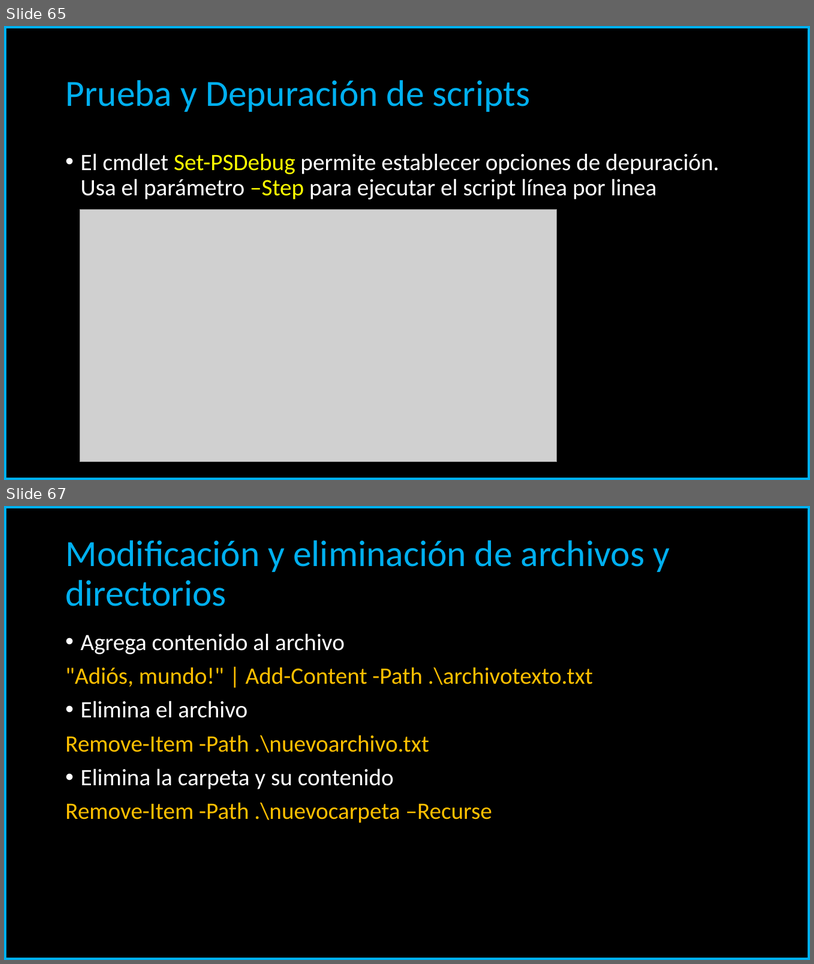
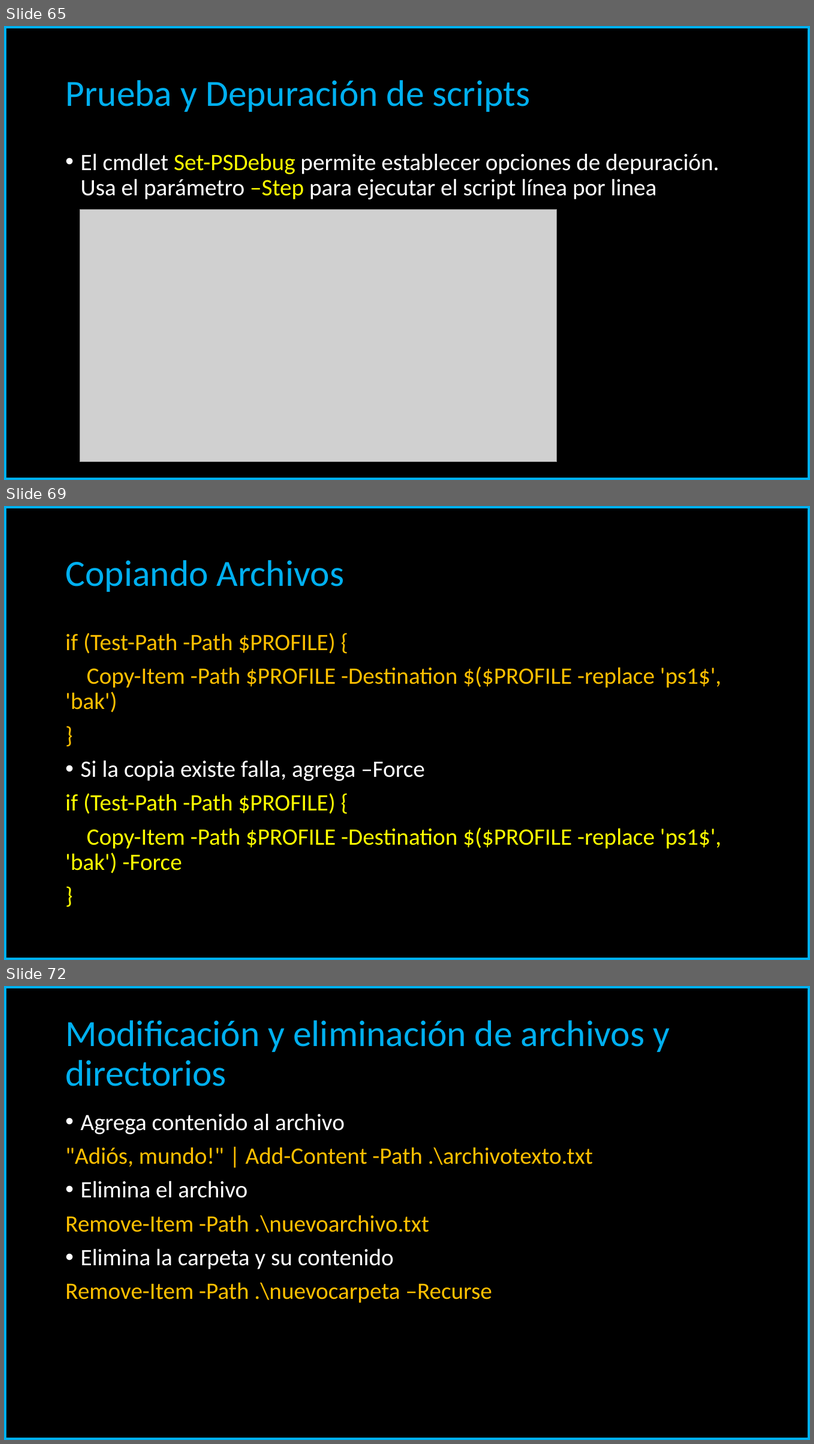
Before and after one commit to carloscarreno/linuxscripting, a slide deck: PowerShell Scripting.pptx. Shown one above the other, each under a label of ours: slides 65 and 67 before the commit, slides 65, 69 and 72 after it; the slides between them are not shown. The pictures are 814x964 and 814x1444 pixels, drawn with LibreOffice and Linux fonts; fonts in the diff are those of the drawing; grey boxes stand for pictures. Boxes give left, top, right and bottom in pixels: in the first picture for what was removed or moved away, otherwise in the second. Text is boxed around its words. In the diff, an @@ line names an element or a change of style, - is before the commit and + after.

```diff
--- a/PowerShell Scripting.pptx
+++ b/PowerShell Scripting.pptx
@@ slide 69 added at [4, 506, 810, 960], background #000000; not listed: 1 template element that a slide beside it also shows @@
@@ title added at [65, 560, 344, 592], 44 pt, text #00B0F0 @@
+Copiando Archivos
@@ text added at [65, 633, 722, 873], 28 pt, text #FFFF00 @@
+if (Test-Path -Path $PROFILE) {
+Copy-Item -Path $PROFILE -Destination $($PROFILE -replace 'ps1$', 'bak')
+}
+• Si la copia existe falla, agrega –Force
+if (Test-Path -Path $PROFILE) {
+Copy-Item -Path $PROFILE -Destination $($PROFILE -replace 'ps1$', 'bak') -Force
+}
@@ what was slide 67 is now slide 72 @@
```
Also in this commit, not shown: 4 slides changed, 7 other slides added, 1 slide removed.
